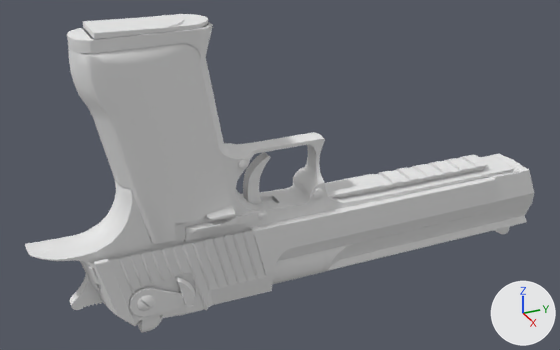
The OBJ model AdvancedLighting/resources/3D_Models/Deagle/deagle.obj as it was, and as the next commit left it.
The view is the same before and after, from a 50 mm camera at (11.78, 2.32, 4.72) aimed at (-1.29, 8.2, -1.81). The lights are fixed; the arrows at lower right show +X, +Y and +Z. Where no turn or scale is listed for an object, it has been applied to the vertices.

Before the edit, the objects in view are built like this:
```python
me_deagle = bpy.data.meshes.new('deagle')
me_deagle.from_pydata(...)  # 4754 vertices, 8681 faces; spans x -1.84..-0.54, y 3.15..14.51, z -4.47..1.59
me_deagle.materials.append(mat_material__106)  # white #e7e7e7
ob_deagle = bpy.data.objects.new('deagle', me_deagle)
ob_deagle.location = (0.0, 0.0, 0.0)
```
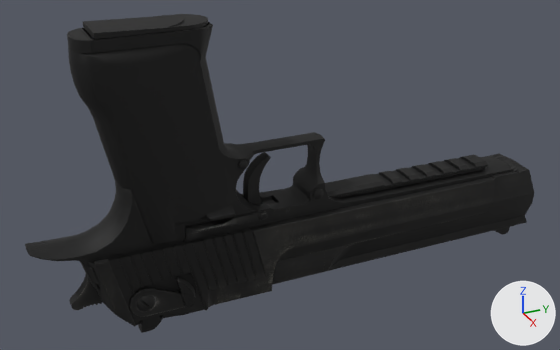
Diff of the bpy script that builds the scene:
```diff
--- a/AdvancedLighting/resources/3D_Models/Deagle/deagle.obj.py
+++ b/AdvancedLighting/resources/3D_Models/Deagle/deagle.obj.py
@@ img_pist_deagle_tga @@
+img_pist_deagle_tga = load_image('pist_deagle.tga', 'pist_deagle.png', 1024, 1024, 'sRGB')
@@ mat_deagle_body @@
+mat_deagle_body = principled_material('deagle_body')
+mat_deagle_body.texture = img_pist_deagle_tga
+mat_deagle_body.roughness = 0.69
@@ me_deagle @@
 me_deagle.from_pydata(...)  # 4754 vertices, 8681 faces; spans x -1.84..-0.54, y 3.15..14.51, z -4.47..1.59
-me_deagle.materials.append(mat_material__106)  # white #e7e7e7
+me_deagle.materials.append(mat_deagle_body)  # picture img_pist_deagle_tga
```

Changed parts and their boxes [x1, y1, x2, y2] in the pictures (560 x 350 px):
'deagle', recoloured (grey to black): [25, 14, 534, 333] in both
